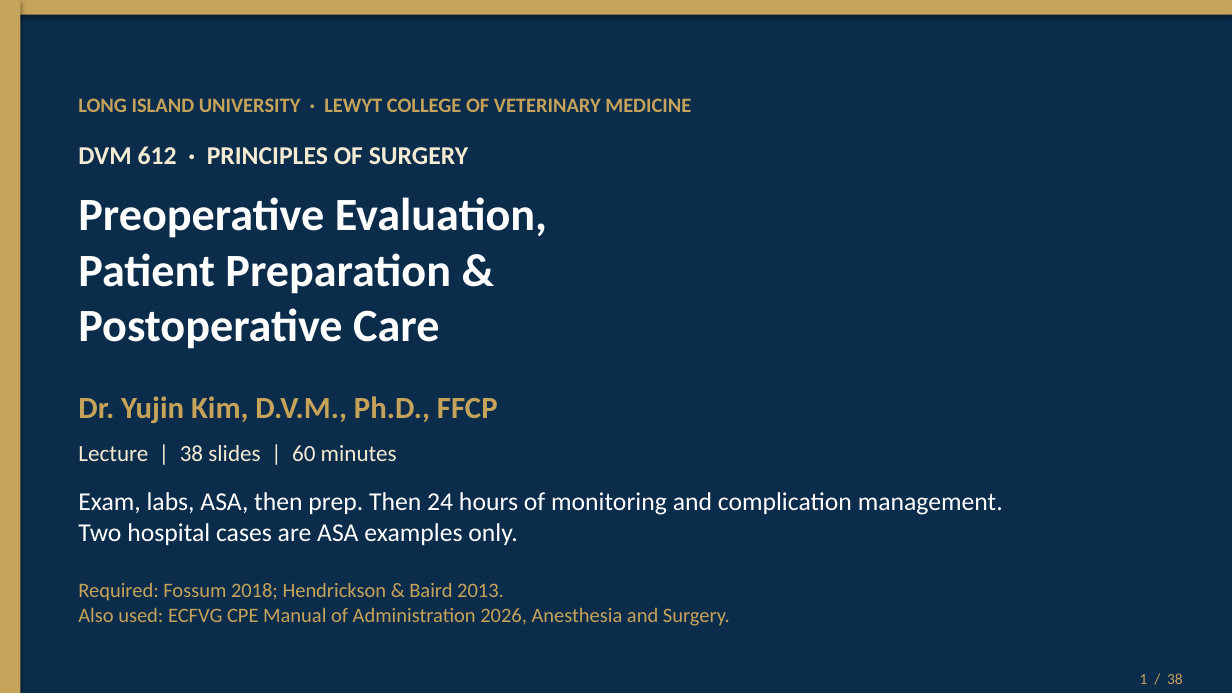
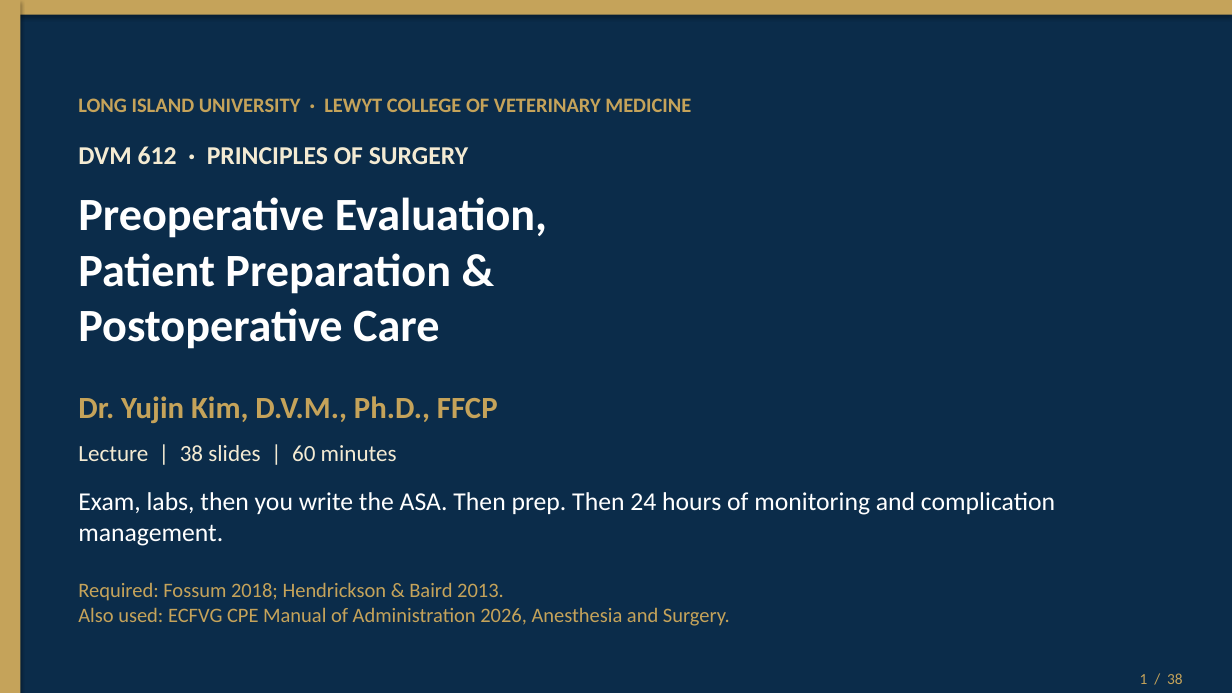
Before and after one commit to drkimvet/happycare, a slide deck: slide 1 of lectures/DVM-612_Week4_Preop_PatientPrep_Postop.pptx. Drawn at 1232x693 pixels with LibreOffice and Linux fonts; fonts in the diff are those of the drawing. Boxes give left, top, right and bottom in pixels: in the first picture for what was removed or moved away, otherwise in the second. Text is boxed around its words. In the diff, an @@ line names an element or a change of style, - is before the commit and + after.

```diff
--- a/lectures/DVM-612_Week4_Preop_PatientPrep_Postop.pptx
+++ b/lectures/DVM-612_Week4_Preop_PatientPrep_Postop.pptx
@@ text at bbox=[78, 492, 1055, 546]: text changed @@
-Exam, labs, ASA, then prep. Then 24 hours of monitoring and complication management.
-Two hospital cases are ASA examples only.
+Exam, labs, then you write the ASA. Then prep. Then 24 hours of monitoring and complication management.
```
Also in this commit, not shown: 6 other slides changed, 1 slide added, 1 slide removed, 4 other files.
